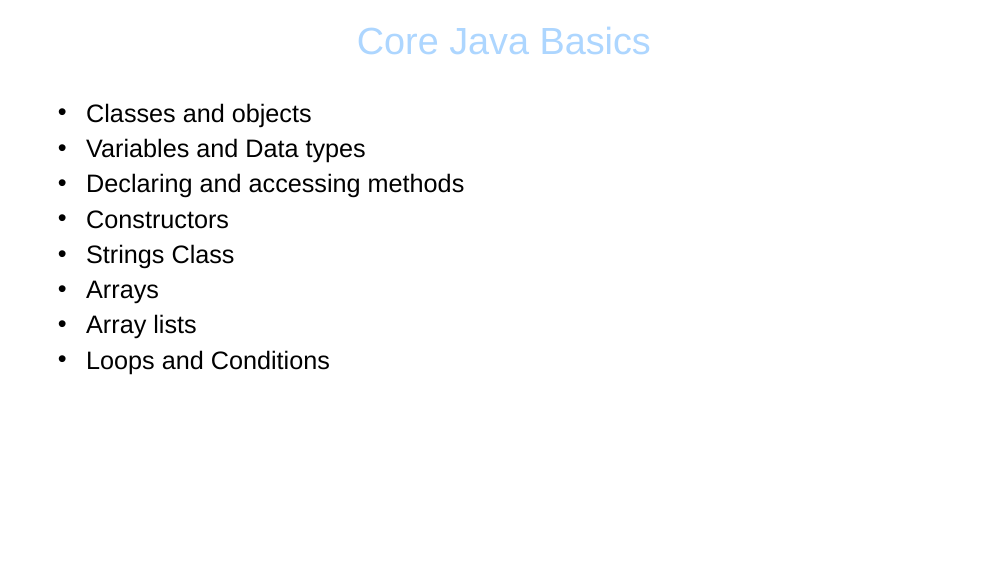
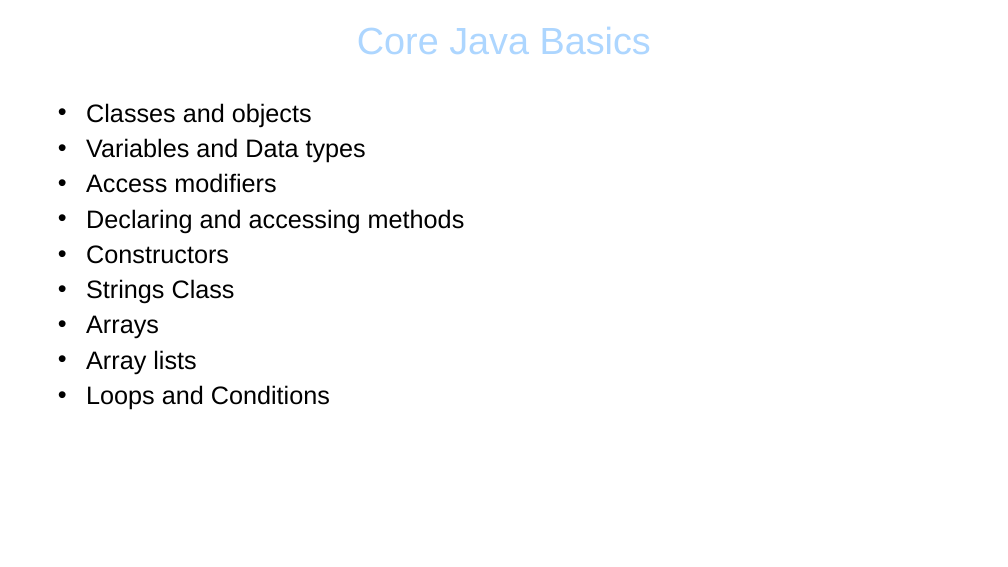
Before and after one commit to lanceqa81/Notes, a slide deck: slide 1 of Java_Basics.pptx. Drawn at 1008x567 pixels with LibreOffice and Linux fonts; fonts in the diff are those of the drawing; background and template pictures are left out. Boxes give left, top, right and bottom in pixels: in the first picture for what was removed or moved away, otherwise in the second. Text is boxed around its words. In the diff, an @@ line names an element or a change of style, - is before the commit and + after.

```diff
--- a/Java_Basics.pptx
+++ b/Java_Basics.pptx
@@ text at box(86, 173, 276, 193): paragraph added @@
+• Access modifiers
```
Also in this commit, not shown: 2 other slides changed, 1 slide added.
